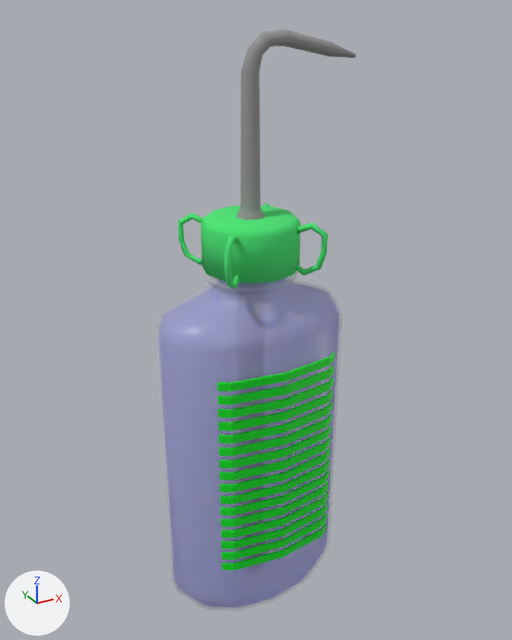
An edit to the glTF model TestGUI/res/slime_girl/weapon_bottle.glb, drawn before and after from the same camera.
One viewpoint serves both versions: a 50 mm camera at (-2.19, -4.06, 4.85) aimed at (0.07, 0.06, 2.79). The lights are fixed; the arrows at lower left show +X, +Y and +Z.

Script lines for the objects in view, before the commit:
```python
me_cylinder_001 = bpy.data.meshes.new('Cylinder.001')
me_cylinder_001.from_pydata(...)  # 112 vertices, 208 faces; spans x -0.371..0.371, y -0.377..0.377, z 3.197..3.57
me_cylinder_001.materials.append(mat_plasticcap)  # green #4ae776
me_plane = bpy.data.meshes.new('Plane')
me_plane.from_pydata(...)  # 241 vertices, 468 faces; spans x -0.72..0.72, y -0.45..0.45, z 0.43..3.58
# faces by material slot: [348, 120]
me_plane.materials.append(mat_seethrurubber)  # white #ffffff
me_plane.materials.append(mat_plasticcap)  # green #4ae776
me_plane_002 = bpy.data.meshes.new('Plane.002')
me_plane_002.from_pydata(...)  # 320 vertices, 576 faces; spans x -0.46..0.46, y -0.5..-0.38, z 1.07..2.63
me_plane_002.materials.append(mat_staminameter)  # green #00e71f
ob_bottlebody = bpy.data.objects.new('BottleBody', me_plane)
ob_bottlebody.location = (0.0, 0.0, 0.0)
ob_bottlehandles = bpy.data.objects.new('BottleHandles', me_cylinder_001)
ob_bottlehandles.location = (0.0, 0.0, 0.0)
ob_plane = bpy.data.objects.new('Plane', me_plane_002)
ob_plane.location = (0.0, 0.0, 0.0)
# also in view: 'BottleStraw' at (0.34, 0.0, 2.64)
```
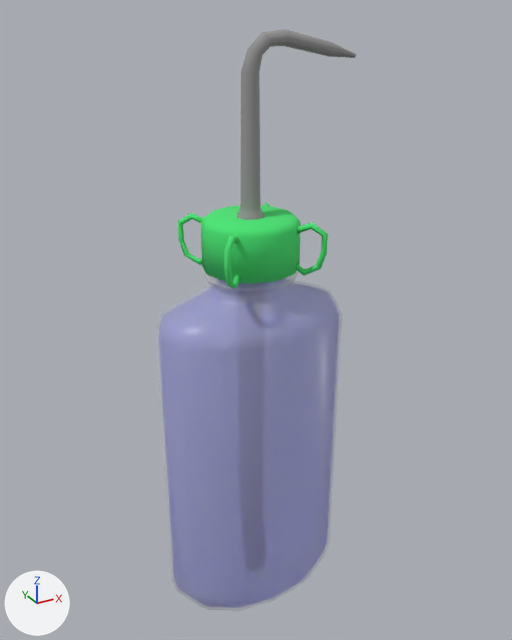
Pixel boxes [x1, y1, x2, y2] of what changed, in the pictures (512 x 640 px):
'Plane', deleted (green)
    before: [217, 352, 335, 571]

Diff of the bpy script that builds the scene:
```diff
--- a/TestGUI/res/slime_girl/weapon_bottle.glb.py
+++ b/TestGUI/res/slime_girl/weapon_bottle.glb.py
@@ ob_plane @@
-ob_plane = bpy.data.objects.new('Plane', me_plane_002)
-ob_plane.location = (0.0, 0.0, 0.0)
```
